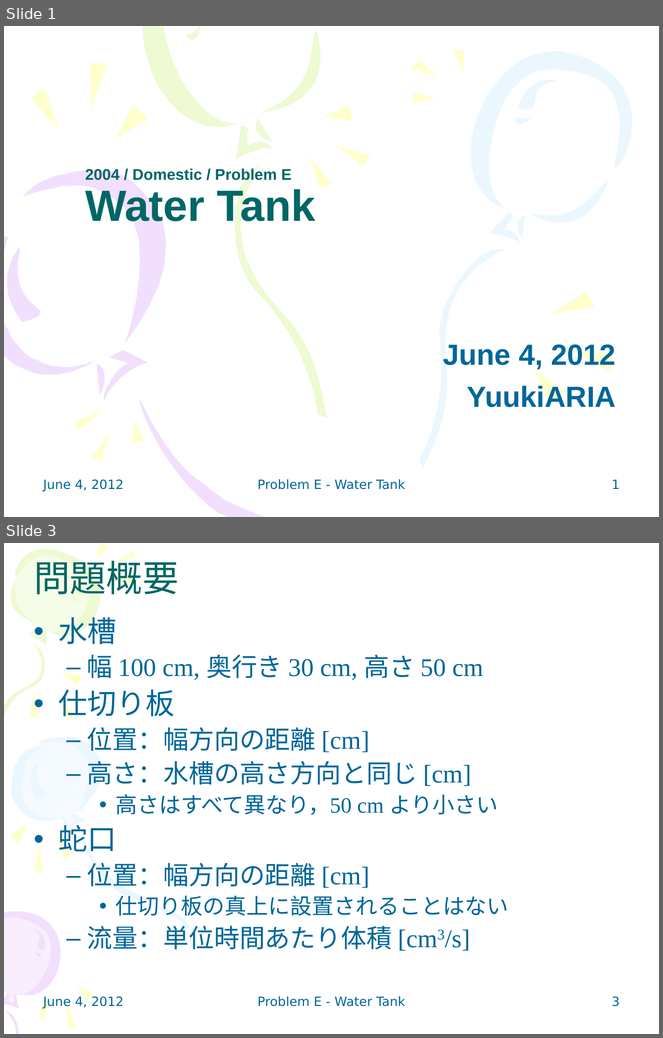
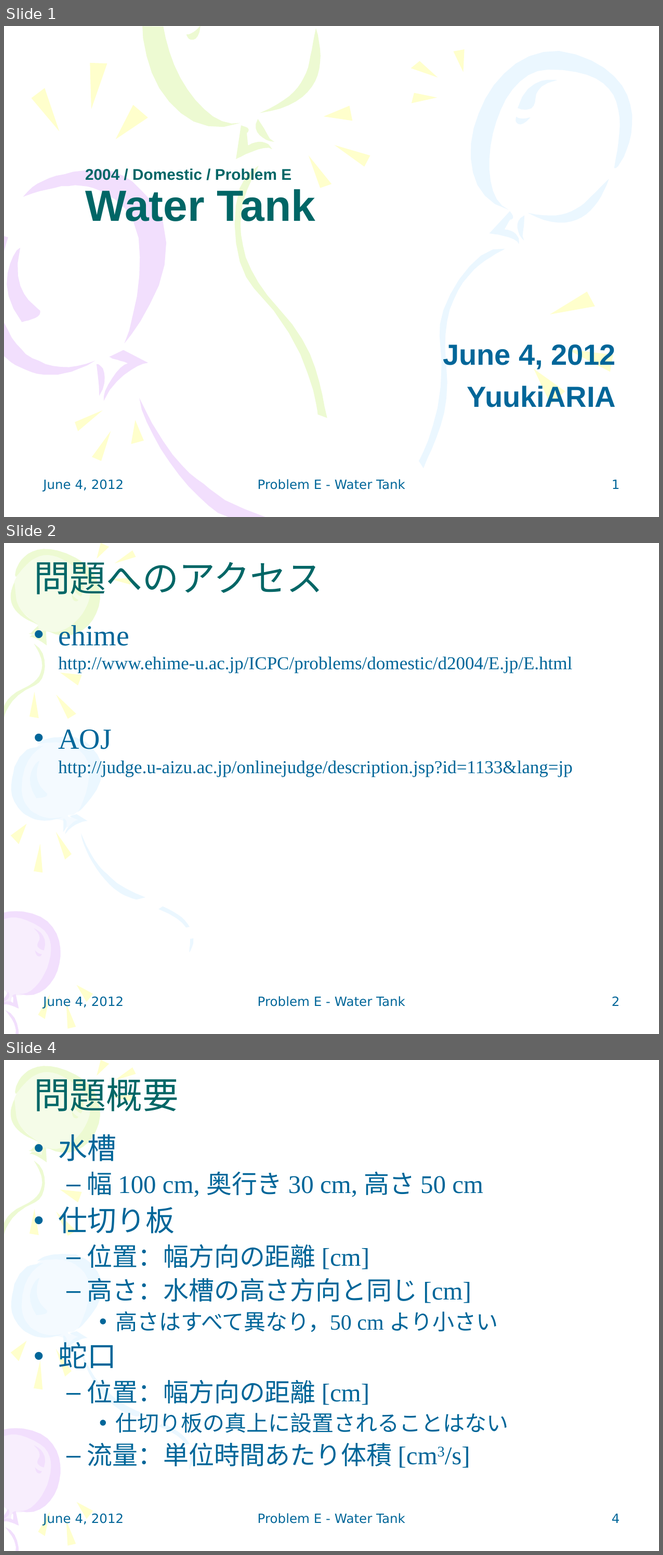
Before and after one commit to ProgrammingContestants/ProgrammingContestTraining, a slide deck: slides/010_EF_WaterTank.ppt. Shown one above the other, each under a label of ours: slides 1 and 3 before the commit, slides 1, 2 and 4 after it; the slides between them are not shown. The pictures are 663x1038 and 663x1555 pixels, drawn with LibreOffice and Linux fonts; fonts in the diff are those of the drawing. Boxes give left, top, right and bottom in pixels: in the first picture for what was removed or moved away, otherwise in the second. Text is boxed around its words. In the diff, an @@ line names an element or a change of style, - is before the commit and + after.

```diff
--- a/slides/010_EF_WaterTank.ppt
+++ b/slides/010_EF_WaterTank.ppt
@@ slide 2 added at <box>4,543,659,1034</box>, background #FFFFFF; not listed: 36 template elements that a slide beside it also shows @@
@@ title added at <box>34,554,323,600</box>, 40 pt, text #006666 @@
+問題へのアクセス
@@ text added at <box>58,623,573,777</box>, 20 pt, text #006699 @@
+• ehime
+  http://www.ehime-u.ac.jp/ICPC/problems/domestic/d2004/E.jp/E.html
+• AOJ
+  http://judge.u-aizu.ac.jp/onlinejudge/description.jsp?id=1133&lang=jp
@@ text added at <box>43,995,124,1009</box>, 14 pt, text #006699 @@
+June 4, 2012
@@ text added at <box>258,996,405,1007</box>, 14 pt, text #006699 @@
+Problem E - Water Tank
@@ page number added at <box>612,996,620,1006</box>, 14 pt, text #006699 @@
+2
@@ what was slide 3 is now slide 4 @@
@@ page number at <box>612,1514,620,1523</box>: text changed @@
-3
+4
```
Also in this commit, not shown: 2 slides changed, 1 other file.
